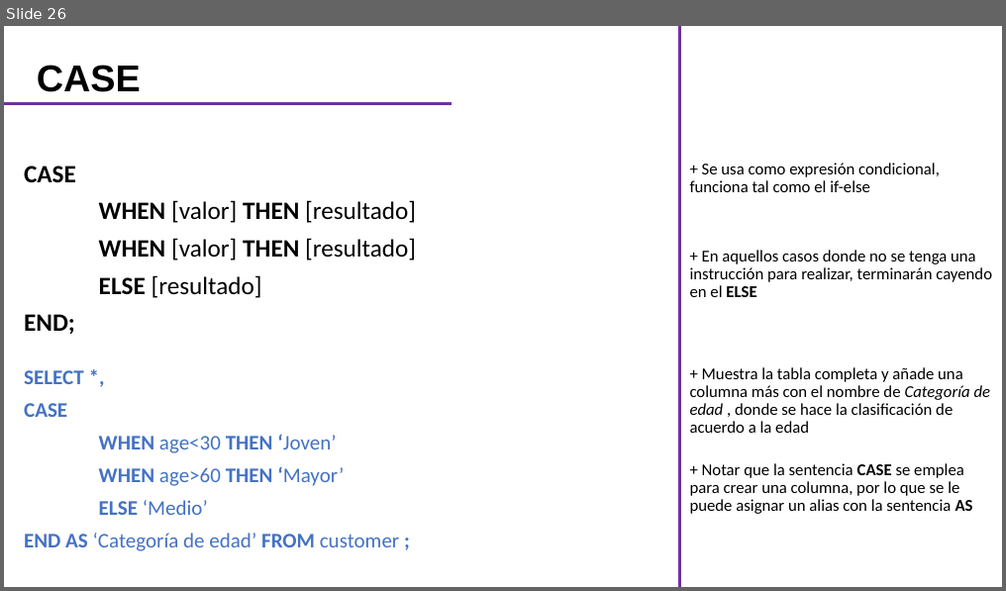
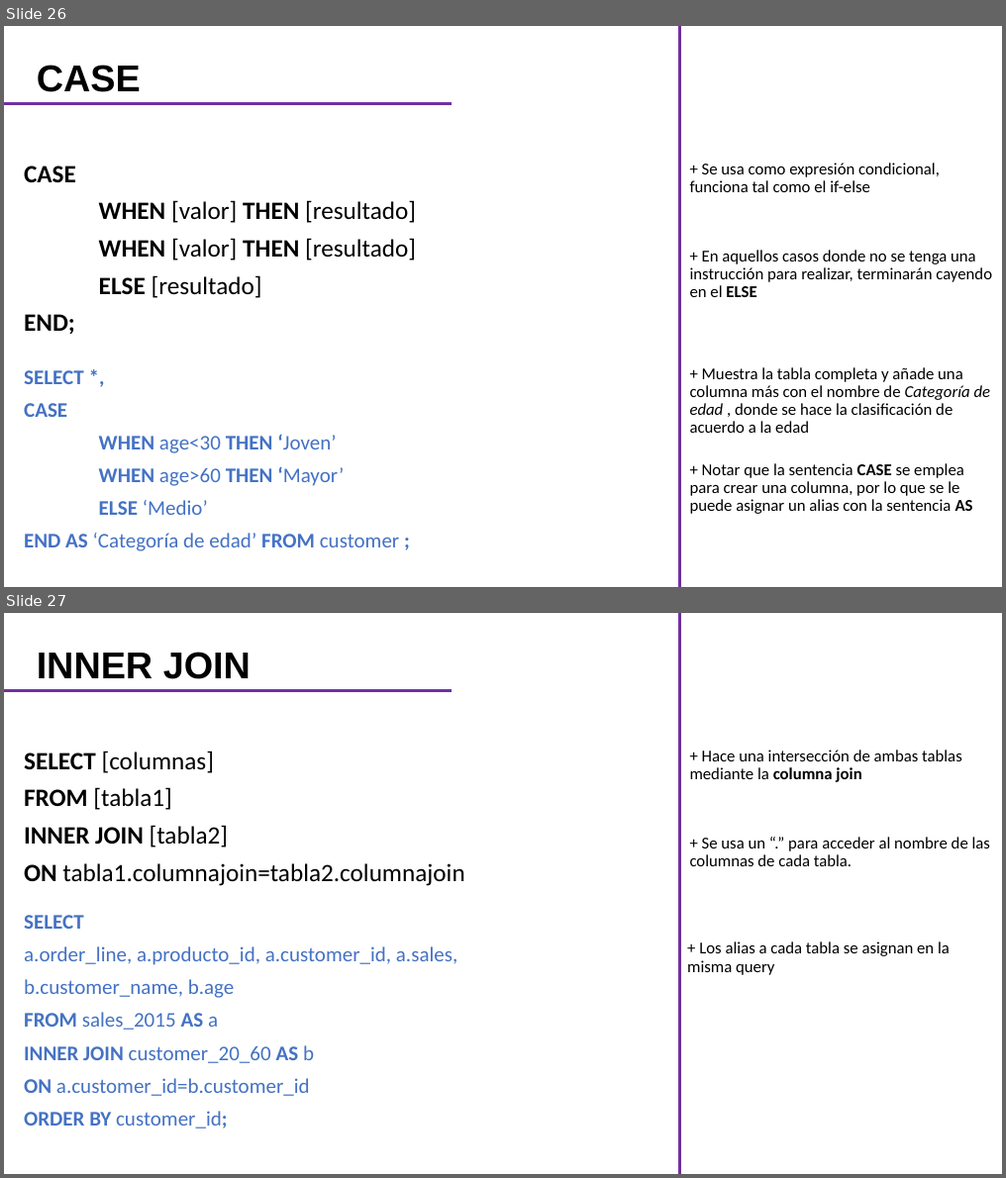
Before and after one commit to CarlosCamposs/Curso-AABD_SQL, a slide deck: Curso AABD-SQL (Notas).pptx. Shown one above the other, each under a label of ours: slide 26 before the commit, slides 26 and 27 after it. The pictures are 1006x591 and 1006x1178 pixels, drawn with LibreOffice and Linux fonts; fonts in the diff are those of the drawing. Boxes give left, top, right and bottom in pixels: in the first picture for what was removed or moved away, otherwise in the second. Text is boxed around its words. In the diff, an @@ line names an element or a change of style, - is before the commit and + after.

```diff
--- a/Curso AABD-SQL (Notas).pptx
+++ b/Curso AABD-SQL (Notas).pptx
@@ slide 27 added at <box>4,613,1002,1174</box>, background #FFFFFF @@
@@ line added from (680, 1174) to (680, 613), #7030A0 3 pt @@
@@ title added at <box>37,652,251,679</box>, 36 pt, text #000000, bold @@
+INNER JOIN
@@ line added from (4, 691) to (451, 691), #7030A0 3 pt @@
@@ subtitle added at <box>24,751,464,886</box>, 24 pt, text #000000 @@
+SELECT [columnas]
+FROM [tabla1]
+INNER JOIN [tabla2]
+ON tabla1.columnajoin=tabla2.columnajoin
@@ text added at <box>690,750,962,782</box>, 16 pt, text #000000 @@
++ Hace una intersección de ambas tablas mediante la columna join
@@ text added at <box>690,837,990,866</box>, 16 pt, text #000000 @@
++ Se usa un “.” para acceder al nombre de las columnas de cada tabla.
@@ text added at <box>24,915,457,1129</box>, 20 pt, text #4472C4 @@
+SELECT
+a.order_line, a.producto_id, a.customer_id, a.sales,
+b.customer_name, b.age
+FROM sales_2015 AS a
+INNER JOIN customer_20_60 AS b
+ON a.customer_id=b.customer_id
+ORDER BY customer_id;
@@ text added at <box>687,942,949,975</box>, 16 pt, text #000000 @@
++ Los alias a cada tabla se asignan en la misma query
```
Also in this commit, not shown: 2 slides changed, 10 other slides added.
